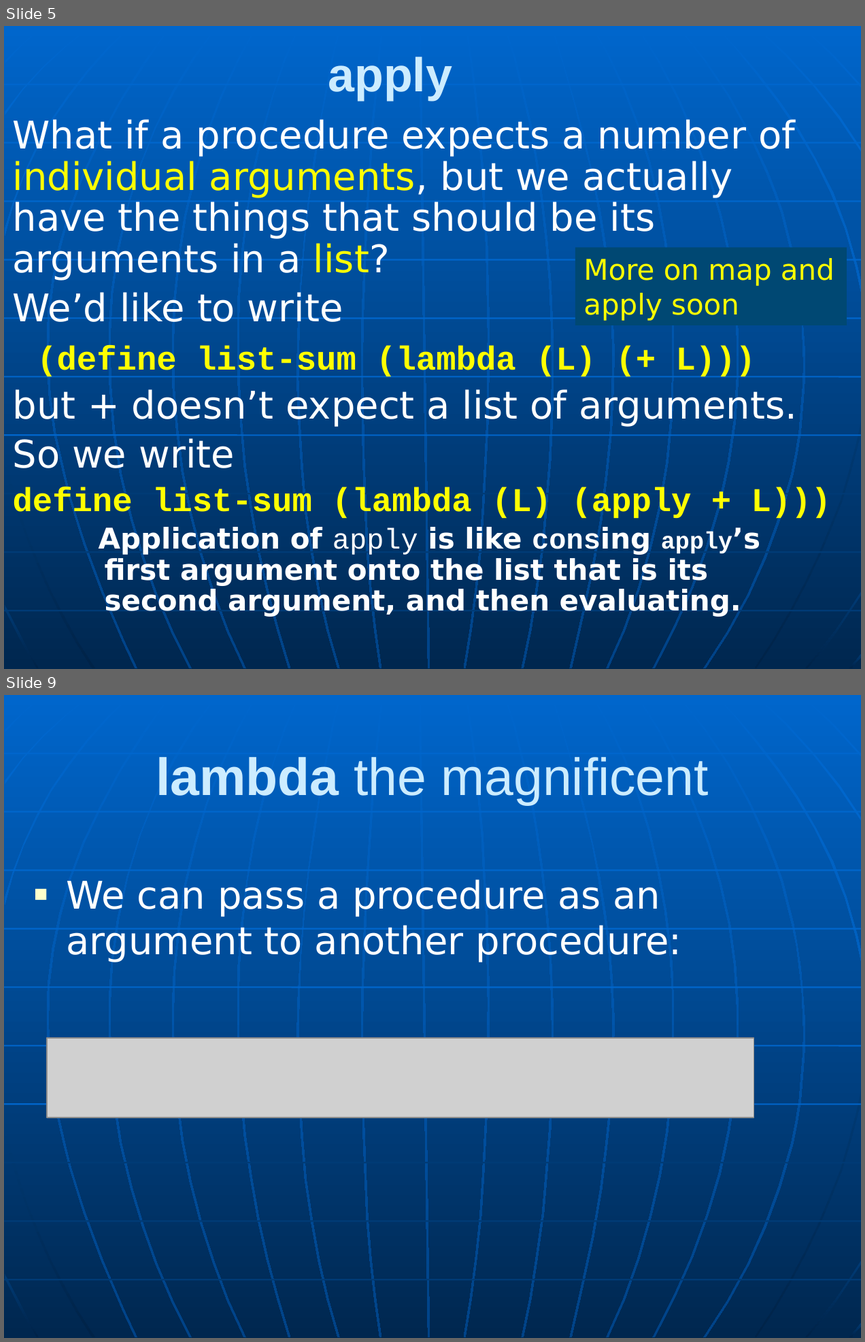
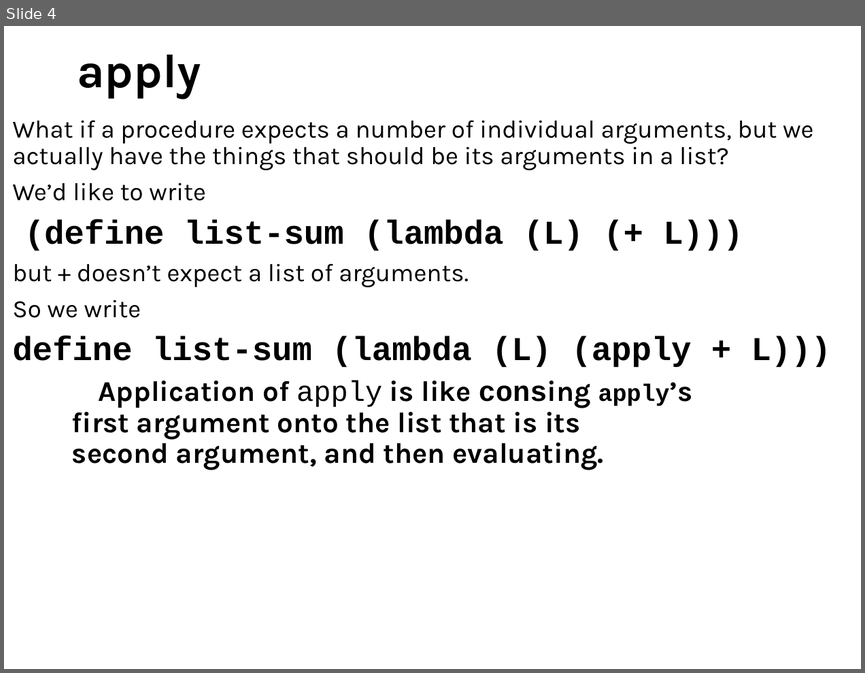
Before and after one commit to RHIT-CSSE/csse304, a slide deck: ClassMaterials/MapApply/RecursionMapApplyLambdaLet.pptx. Shown one above the other, each under a label of ours: slides 5 and 9 before the commit, slide 4 after it; the slides between them are not shown. The pictures are 865x1342 and 865x673 pixels, drawn with LibreOffice and Linux fonts; fonts in the diff are those of the drawing; grey boxes stand for pictures. Boxes give left, top, right and bottom in pixels: in the first picture for what was removed or moved away, otherwise in the second. Text is boxed around its words. In the diff, an @@ line names an element or a change of style, - is before the commit and + after.

Commit message:
new map apply problems

```diff
--- a/ClassMaterials/MapApply/RecursionMapApplyLambdaLet.pptx
+++ b/ClassMaterials/MapApply/RecursionMapApplyLambdaLet.pptx
@@ slide 9 removed at (x1=4, y1=695, x2=861, y2=1338), background gradient #0066CC to #004488; not listed: 34 template elements that a slide beside it also shows @@
@@ title removed at (x1=156, y1=757, x2=708, y2=805) @@
-lambda the magnificent
@@ text removed at (x1=66, y1=879, x2=682, y2=962) @@
-■ We can pass a procedure as an argument to another procedure:
@@ picture removed at (x1=47, y1=1038, x2=753, y2=1117) @@
@@ what was slide 5 is now slide 4 @@
@@ slide 4 changed as well @@
@@ background gradient #0066CC to #004488 to #FFFFFF @@
@@ title "apply" at (x1=77, y1=55, x2=201, y2=99): font Arial to Karla, text colour #CCECFF to #000000; alignment centre to left; line spacing 1 to 0.9 @@
@@ text "What if a procedure expects ..." at (x1=13, y1=120, x2=831, y2=470): size 32 to 21 pt in "What if a procedure expects a number ...", "We’d like to write", "but + doesn’t expect a list of ...", "So we write"; font DejaVu Sans to Karla, text colour #FFFFFF to #000000 in "What if a procedure expects a number ...", "We’d like to write", "but + doesn’t expect a list of ...", "So we write" and 1 more places; text colour #FFFF00 to #000000 in "individual arguments, list?", "(define list-sum (lambda (L) (+ L)))", "define list-sum (lambda (L) (apply + L)))"; more space between paragraphs; indent changed @@
@@ rectangle removed at (x1=575, y1=247, x2=847, y2=325) @@
-More on map and apply soon
@@ group removed at (x1=4, y1=26, x2=861, y2=669): 24 freeform shapes, 10 lines @@
```
Also in this commit, not shown: 4 other slides changed, 1 slide added, 5 other slides removed, 3 other files.
